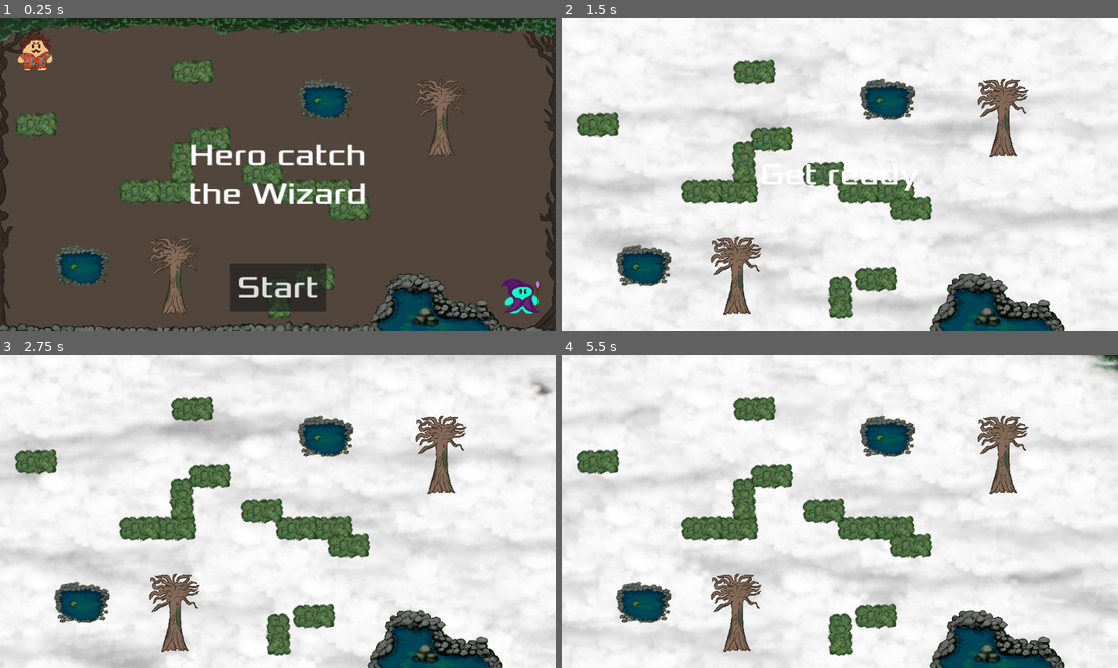
Above: before the commit, frames 1-4 (two rows, left to right).
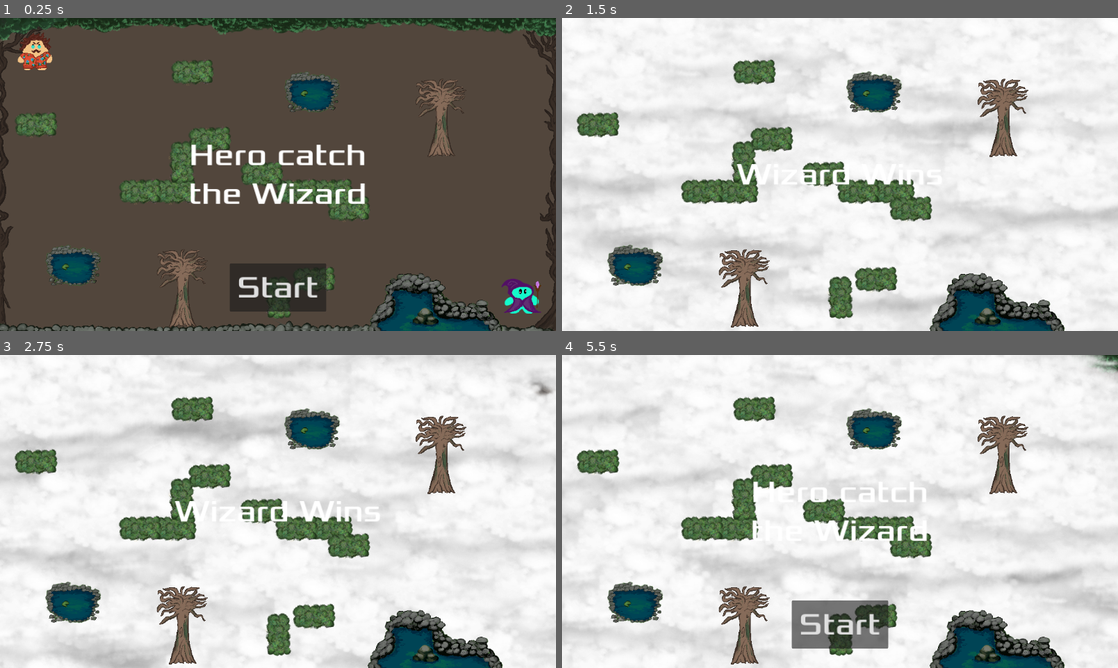
Above: after the commit, the same moments.

Repository: Robb-Fr/orbital-game-jam-6
Game: Godot game, scene res://scenes/main.tscn
Two runs of this game, one before a commit and one after it. Both use one fixed random seed, a clock stepped at 60 frames per second and the inputs below. Sound files missing from this copy of the repository are replaced by a short silence.
Inputs:
- Up to frame 1 (0.25 s): no input
- Up to frame 2 (1.5 s): click "Start" at 0.5 s; hold D (left_move_right) from 1.28 s (still down)
- Up to frame 3 (2.75 s): release D (left_move_right) at 2.03 s; hold S (left_move_down) from 2.03 s (still down)
- Up to frame 4 (5.5 s): release S (left_move_down) at 2.78 s; hold D (left_move_right) 2.78-3.53 s; hold W (left_move_up) 3.53-4.28 s; hold S (left_move_down) from 4.28 s (still down)

The runs differ from the first frame. In frame 1, 2.5% of the frame differs, in the area x 5-64%, y 8-99%; in frame 2, 4.0%; in frame 3, 4.1%; in frame 4, 6.9%, in the area x 8-66%, y 16-99%.

Commit message:
updates scene

Diff:
--- a/scenes/hud.gd
+++ b/scenes/hud.gd
@@ -8,8 +8,11 @@
 	$Message.show()
 	$MessageTimer.start()
 
-func show_game_over():
-	show_message("Hero Wins")
+func show_game_over(hero_wins: bool):
+	if hero_wins:
+		show_message("Hero Wins")
+	else:
+		show_message("Wizard Wins")
 	await $MessageTimer.timeout
 
 	$Message.text = "Hero catch the Wizard"
--- a/scenes/hud.tscn
+++ b/scenes/hud.tscn
@@ -51,7 +51,7 @@
 text = "Start"
 
 [node name="MessageTimer" type="Timer" parent="."]
-wait_time = 2.0
+wait_time = 3.0
 one_shot = true
 
 [connection signal="pressed" from="StartButton" to="." method="_on_start_button_pressed"]
--- a/scenes/main.gd
+++ b/scenes/main.gd
@@ -17,22 +17,26 @@
 	pass
 
 func _on_flash_timer_timeout():
-	$Hero.visible = false
-	$Wizard.visible = false
 	$Hero.can_move = true
 	$Wizard.can_move = true
 	$DarkTimer.start()
 	print("flash timer timeout")
 
-
 func _on_dark_timer_timeout():
-	$Hero.visible = true
-	$Wizard.visible = true
 	$Hero.can_move = false
 	$Wizard.can_move = false
 	if $Hero.dead or $Wizard.dead:
 		print("finished")
-		$HUD.show_game_over()
+		$HUD.show_game_over(true)
 	else:
 		$FlashTimer.start()
 	print("dark timer timeout")
+
+func _on_music_finished():
+	$FlashTimer.stop()
+	$DarkTimer.stop()
+
+	$Hero.can_move = false
+	$Wizard.can_move = false
+	print("finished")
+	$HUD.show_game_over(false)
--- a/scenes/main.tscn
+++ b/scenes/main.tscn
@@ -58,6 +58,16 @@
 wait_time = 5.85
 one_shot = true
 
+[node name="Hero" parent="." instance=ExtResource("2_47bs6")]
+position = Vector2(72, 72)
+script = ExtResource("3_vucas")
+metadata/_edit_group_ = true
+
+[node name="Wizard" parent="." instance=ExtResource("2_47bs6")]
+position = Vector2(1080, 576)
+script = ExtResource("4_f7c6c")
+metadata/_edit_group_ = true
+
 [node name="CloudManager" type="Node2D" parent="."]
 script = ExtResource("8_npn4g")
 
@@ -99,21 +109,20 @@
 [node name="Wall15" parent="." instance=ExtResource("1_juajr")]
 position = Vector2(396, 113)
 
-[node name="Hero" parent="." instance=ExtResource("2_47bs6")]
-position = Vector2(72, 72)
-script = ExtResource("3_vucas")
-metadata/_edit_group_ = true
-
-[node name="Wizard" parent="." instance=ExtResource("2_47bs6")]
-position = Vector2(1080, 576)
-script = ExtResource("4_f7c6c")
-metadata/_edit_group_ = true
-
 [node name="Tree" parent="." instance=ExtResource("11_u3nb5")]
 position = Vector2(912, 198)
 
 [node name="Tree2" parent="." instance=ExtResource("11_u3nb5")]
-position = Vector2(360, 525)
+position = Vector2(376, 551)
+
+[node name="Pond" parent="." instance=ExtResource("12_lc4h0")]
+position = Vector2(912, 569)
+
+[node name="LittlePound2" parent="." instance=ExtResource("13_ato5o")]
+position = Vector2(153, 508)
+
+[node name="LittlePound" parent="." instance=ExtResource("13_ato5o")]
+position = Vector2(648, 149)
 
 [node name="HUD" parent="." instance=ExtResource("9_4xeko")]
 
@@ -123,15 +132,7 @@
 [node name="HeroStartPosition" type="Marker2D" parent="."]
 position = Vector2(72, 72)
 
-[node name="Pond" parent="." instance=ExtResource("12_lc4h0")]
-position = Vector2(912, 569)
-
-[node name="LittlePound2" parent="." instance=ExtResource("13_ato5o")]
-position = Vector2(171, 508)
-
-[node name="LittlePound" parent="." instance=ExtResource("13_ato5o")]
-position = Vector2(676, 164)
-
+[connection signal="finished" from="Music" to="." method="_on_music_finished"]
 [connection signal="timeout" from="FlashTimer" to="." method="_on_flash_timer_timeout"]
 [connection signal="timeout" from="FlashTimer" to="CloudManager" method="_on_flash_timer_timeout"]
 [connection signal="timeout" from="DarkTimer" to="." method="_on_dark_timer_timeout"]
--- a/scenes/player.gd
+++ b/scenes/player.gd
@@ -18,12 +18,10 @@
 	prev_pos = pos
 	moving = false
 	target = pos
-	visible = false
 	dead = false
 
 func _ready():
 	start()
-	visible = true
 
 func _process(delta):
 	if not moving and not dead and can_move:
--- a/scenes/player.tscn
+++ b/scenes/player.tscn
@@ -1,18 +1,34 @@
-[gd_scene load_steps=6 format=3 uid="uid://onl7ofsree7u"]
+[gd_scene load_steps=10 format=3 uid="uid://onl7ofsree7u"]
 
 [ext_resource type="Script" path="res://scenes/player.gd" id="1_tnbpa"]
-[ext_resource type="Texture2D" uid="uid://c7q72j0v8u7p2" path="res://art/hero 4.png" id="2_r56a7"]
+[ext_resource type="Texture2D" uid="uid://c085c3dae7n2f" path="res://art/hero-1.png" id="2_bjb7y"]
+[ext_resource type="Texture2D" uid="uid://vgaf70kr4nsv" path="res://art/hero-2.png" id="3_pb5dk"]
 [ext_resource type="Texture2D" uid="uid://b8yj3e7ic4135" path="res://art/wizard_1.png" id="3_u2y64"]
+[ext_resource type="Texture2D" uid="uid://dnu0660s0u6ui" path="res://art/hero-3.png" id="4_iptm8"]
+[ext_resource type="Texture2D" uid="uid://by5wlqu5nxhrn" path="res://art/hero-4.png" id="5_brj56"]
+[ext_resource type="Texture2D" uid="uid://3tsq7nwatcik" path="res://art/hero-5.png" id="6_poo5p"]
 
 [sub_resource type="SpriteFrames" id="SpriteFrames_8vxwe"]
 animations = [{
 "frames": [{
 "duration": 1.0,
-"texture": ExtResource("2_r56a7")
+"texture": ExtResource("2_bjb7y")
+}, {
+"duration": 1.0,
+"texture": ExtResource("3_pb5dk")
+}, {
+"duration": 1.0,
+"texture": ExtResource("4_iptm8")
+}, {
+"duration": 1.0,
+"texture": ExtResource("5_brj56")
+}, {
+"duration": 1.0,
+"texture": ExtResource("6_poo5p")
 }],
 "loop": true,
 "name": &"hero",
-"speed": 5.0
+"speed": 7.0
 }, {
 "frames": [{
 "duration": 1.0,
@@ -33,7 +49,8 @@
 position = Vector2(0, -7)
 scale = Vector2(1.16976, 1.21332)
 sprite_frames = SubResource("SpriteFrames_8vxwe")
-animation = &"wizard"
+animation = &"hero"
+frame_progress = 0.0956415
 
 [node name="CollisionShape2D" type="CollisionShape2D" parent="."]
 shape = SubResource("RectangleShape2D_unenh")
Binary file removed: art/hero 4.png
Binary file added: art/hero-1.png
Not shown, added: art/hero-1.png.import
Binary file added: art/hero-2.png
Not shown, added: art/hero-2.png.import
Binary file added: art/hero-3.png
Not shown, added: art/hero-3.png.import
Binary file added: art/hero-4.png
Not shown, added: art/hero-4.png.import
Binary file added: art/hero-5.png
Not shown, added: art/hero-5.png.import
